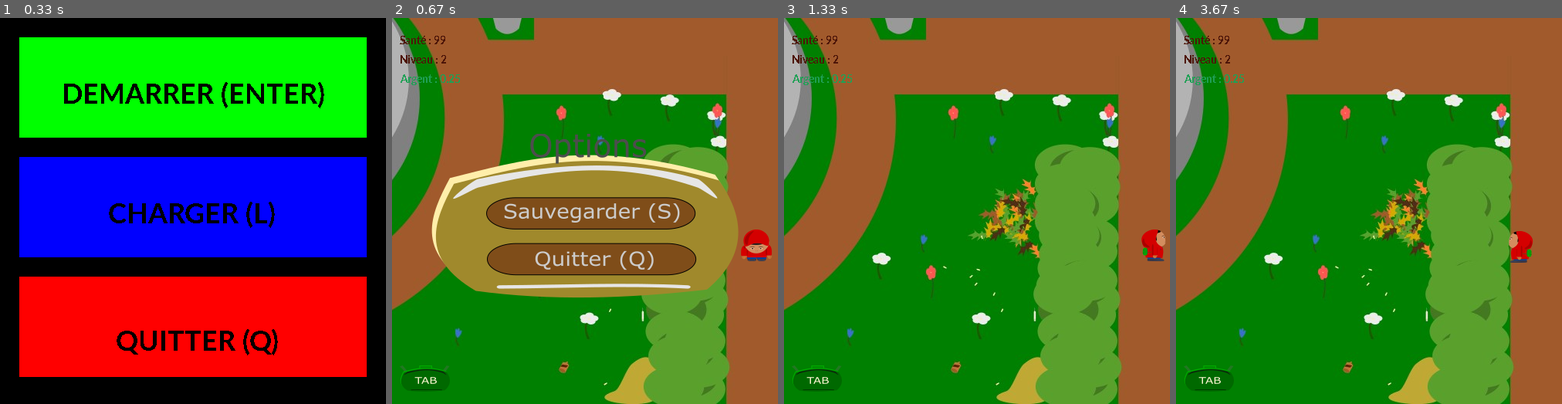
Above: before the commit, frames 1-4 (left to right).
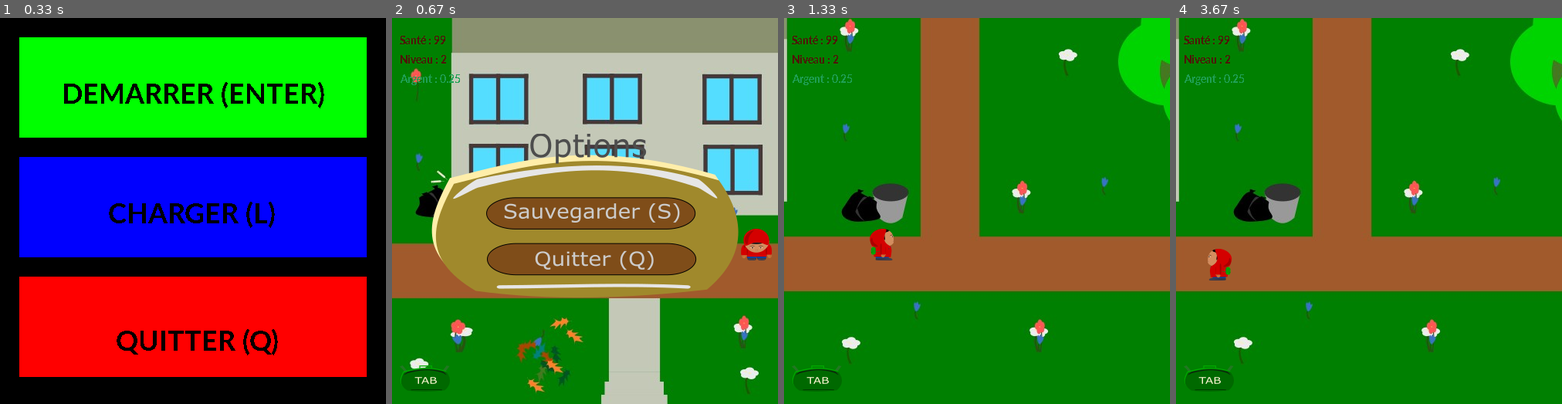
Above: after the commit, the same moments.

Repository: BastienChicot/GusGame
Game: pygame game, started from GusOut.py
Two runs of this game, one before a commit and one after it. Both use one fixed random seed, a clock stepped at 60 frames per second and the inputs below.
Inputs:
- Up to frame 1 (0.33 s): no input
- Up to frame 2 (0.67 s): tap L at 0.33 s
- Up to frame 3 (1.33 s): hold Right 0.67-1.13 s; tap Space at 1.17 s
- Up to frame 4 (3.67 s): hold Up 1.5-1.8 s; hold Right 1.83-2.3 s; hold Left 2.33-2.87 s; hold Down 2.9-3.2 s; hold Left 3.23-3.63 s

Frame 1 is identical in both runs. In frame 2, 54% of the frame differs, in the area x 0-100%, y 0-100%; in frame 3, 63%; in frame 4, 64%.

Commit message:
niveau nord ouest

Diff:
--- a/Level/Levels.py
+++ b/Level/Levels.py
@@ -504,6 +504,43 @@
 
     return(liste_mur)
 
+def level_2NO(gameDisplay,screen_x,screen_y):
+
+    fond=pygame.image.load('Level/level_2NO.jpg').convert()
+    fond_width,fond_height = fond.get_rect().size
+
+    #BATIMENT
+    mur0 = wall(578,0,425,435,screen_x,screen_y)
+
+    #LIMTES
+    mur1 = wall(0,0,578,75,screen_x,screen_y)
+    mur2 = wall(998,552,10,160,screen_x,screen_y)
+    mur3 = wall(0,0,10,707,screen_x,screen_y)
+    mur4 = wall(0,705,101,10,screen_x,screen_y)
+    mur5 = wall(176,705,825,10,screen_x,screen_y)
+
+    #VOITURES
+    mur8 = wall(0,75,200,50,screen_x,screen_y)
+    mur9 = wall(12,119,237,65,screen_x,screen_y)
+    mur10 = wall(0,333,227,90,screen_x,screen_y)
+
+    # #POUBELLE
+    mur6 = wall(530,431,50,5,screen_x,screen_y)
+    mur7 = wall(551,422,40,9,screen_x,screen_y)
+
+    liste_mur = [mur0, mur1,mur2,mur3,mur4,mur5,mur6,mur7,
+                   mur8,mur9,mur10
+                   ]
+
+    for mur in liste_mur:
+        pygame.draw.rect(gameDisplay,black,mur)
+
+    #PNJ
+    gameDisplay.blit(fond, (screen_x,screen_y))
+
+
+    return(liste_mur)
+
 def level_2N(gameDisplay,screen_x,screen_y):
 
     fond=pygame.image.load('Level/level_2N.jpg').convert()
--- a/Story/histoire.py
+++ b/Story/histoire.py
@@ -848,6 +848,10 @@
 
                 screen_x,screen_y,x,y = spawn_level(x,y,1000-gugus_width,480)
 
+            elif Gus.spawn == 2 and time < 2:
+
+                screen_x,screen_y,x,y = spawn_level(x,y,0+gugus_width,480)
+
             time += 1
 
             liste_mur = level_2N(screen,screen_x,screen_y)
@@ -857,13 +861,41 @@
             screen_x += rel_x
             screen_y += rel_y
 
-            if y < 0 :
+            if x < 0 :
                 Gus.level = 2.3
+                Gus.spawn = 1
+                time = 0
+            if y < 0:
+                Gus.level = 2.4
                 Gus.spawn = 1
                 time = 0
             if x > 480 :
                 Gus.level = 2.1
                 Gus.spawn = 2
+                time = 0
+
+        elif Gus.level == 2.3:
+
+            if Gus.spawn == 1 and time < 2:
+
+                screen_x,screen_y,x,y = spawn_level(x,y,1000-gugus_width,480)
+
+            time += 1
+
+            liste_mur = level_2NO(screen,screen_x,screen_y)
+
+            x_change,y_change,rel_x,rel_y = collisions(liste_mur,rect_gugus,x_change,y_change,speed_move,rel_x,rel_y)
+
+            screen_x += rel_x
+            screen_y += rel_y
+
+            if x > 480 :
+                Gus.level = 2.2
+                Gus.spawn = 2
+                time = 0
+            if y > 465:
+                Gus.level = 2.5
+                Gus.spawn = 1
                 time = 0
 
         if screen_x >= 0 and rel_x > 0:
Binary file added: Level/level_2NO.jpg
Binary file changed: Story/saves/Gus.pkl
